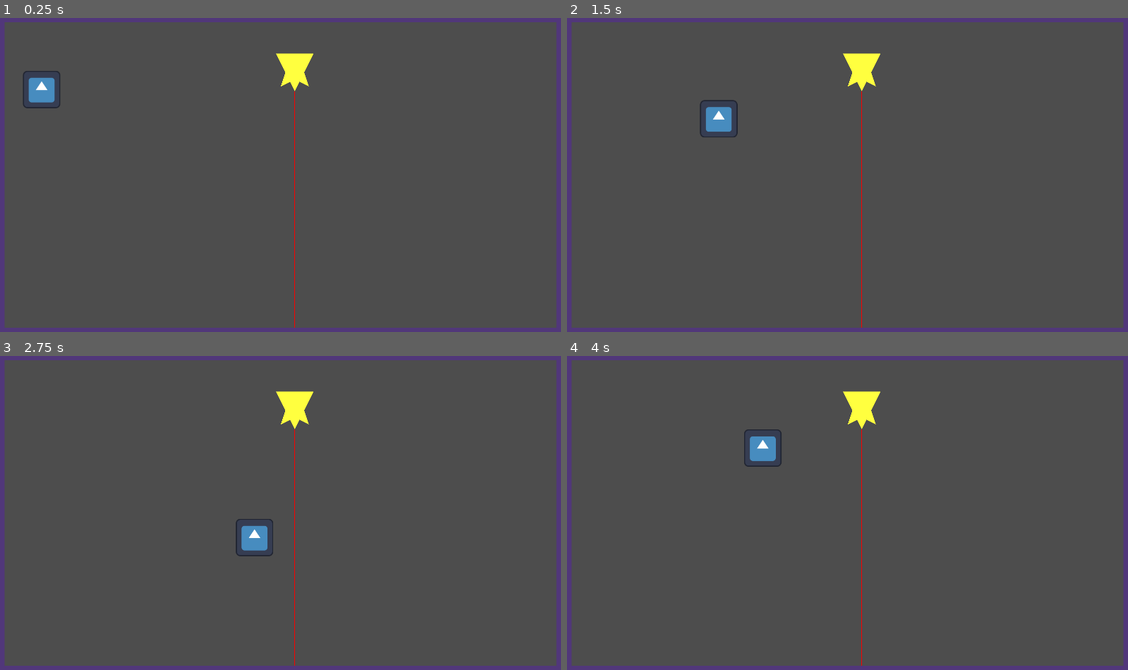
Above: before the commit, frames 1-4 (two rows, left to right).
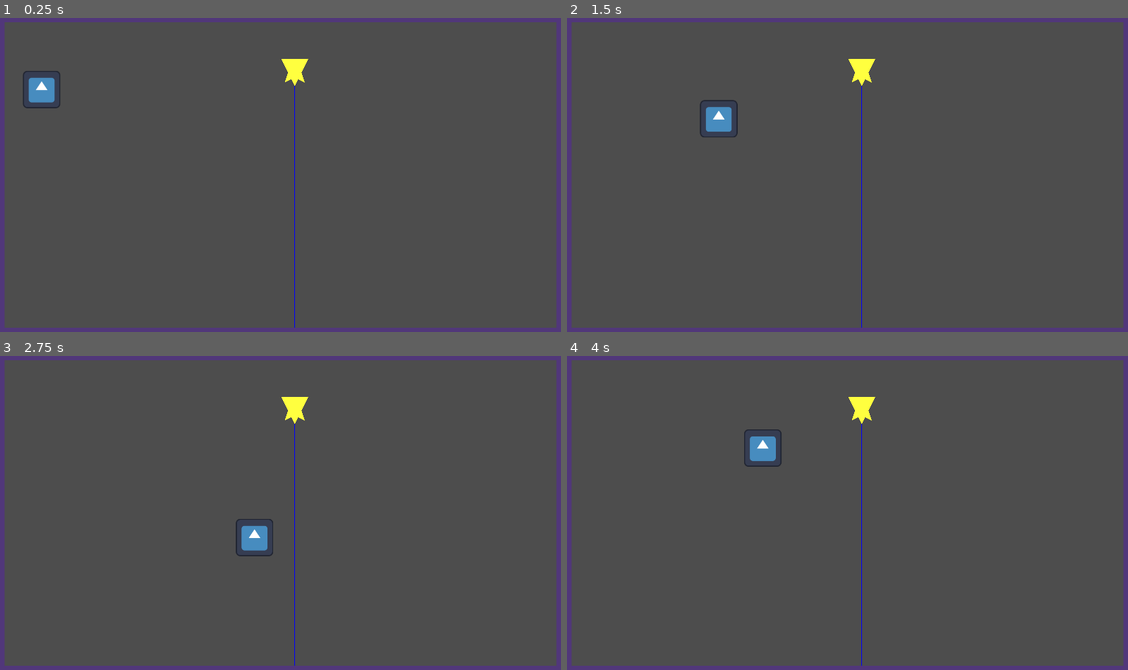
Above: after the commit, the same moments.

Repository: codedpalette/acerola-jam
Game: Godot game, scene res://scenes/level.tscn
Same seed, same stepped clock (60 frames per second), same inputs: the game is played once before the commit and once after it. Before the commit the project starts from res://scenes/world.tscn. The engine's default icon, where the game draws it, is replaced by a stand-in: a white triangle on a blue panel in a dark square.
Inputs:
- Up to frame 1 (0.25 s): no input
- Up to frame 2 (1.5 s): tap Enter at 0.5 s; hold Right (right) 0.53-1.28 s; tap Q (rotate_ccw, bound only after the commit) at 0.6 s; tap E (rotate_cw, bound only after the commit) at 0.8, 1.35 s; hold Down (down) from 1.28 s (still down)
- Up to frame 3 (2.75 s): tap Q (rotate_ccw, bound only after the commit) at 1.55, 2.1 s; release Down (down) at 2.03 s; hold Right (right) from 2.03 s (still down); tap E (rotate_cw, bound only after the commit) at 2.3 s
- Up to frame 4 (4 s): release Right (right) at 2.78 s; hold Up (up) 2.78-3.53 s; tap E (rotate_cw, bound only after the commit) at 2.85, 3.8 s; tap Q (rotate_ccw, bound only after the commit) at 3.05, 3.6 s; hold Left (left) from 3.53 s (still down)

The runs differ from the first frame. In frame 1, 0.3% of the frame differs, in the area x 49-56%, y 11-99%; in frame 2, 0.3%; in frame 3, 0.3%; in frame 4, 0.3%.

Commit message:
Lasers and rotation

Diff:
--- a/project.godot
+++ b/project.godot
@@ -11,7 +11,7 @@
 [application]
 
 config/name="Acerola Game Jam"
-run/main_scene="res://scenes/world.tscn"
+run/main_scene="res://scenes/level.tscn"
 config/features=PackedStringArray("4.2", "Forward Plus")
 config/icon="res://icon.svg"
 
@@ -34,11 +34,6 @@
 , Object(InputEventKey,"resource_local_to_scene":false,"resource_name":"","device":-1,"window_id":0,"alt_pressed":false,"shift_pressed":false,"ctrl_pressed":false,"meta_pressed":false,"pressed":false,"keycode":0,"physical_keycode":65,"key_label":0,"unicode":97,"echo":false,"script":null)
 ]
 }
-jump={
-"deadzone": 0.5,
-"events": [Object(InputEventKey,"resource_local_to_scene":false,"resource_name":"","device":-1,"window_id":0,"alt_pressed":false,"shift_pressed":false,"ctrl_pressed":false,"meta_pressed":false,"pressed":false,"keycode":0,"physical_keycode":32,"key_label":0,"unicode":32,"echo":false,"script":null)
-]
-}
 up={
 "deadzone": 0.5,
 "events": [Object(InputEventKey,"resource_local_to_scene":false,"resource_name":"","device":-1,"window_id":0,"alt_press …(182 unchanged characters)…
@@ -51,3 +46,13 @@
 , Object(InputEventKey,"resource_local_to_scene":false,"resource_name":"","device":-1,"window_id":0,"alt_pressed":false,"shift_pressed":false,"ctrl_pressed":false,"meta_pressed":false,"pressed":false,"keycode":0,"physical_keycode":83,"key_label":0,"unicode":115,"echo":false,"script":null)
 ]
 }
+rotate_cw={
+"deadzone": 0.5,
+"events": [Object(InputEventKey,"resource_local_to_scene":false,"resource_name":"","device":-1,"window_id":0,"alt_pressed":false,"shift_pressed":false,"ctrl_pressed":false,"meta_pressed":false,"pressed":false,"keycode":0,"physical_keycode":69,"key_label":0,"unicode":101,"echo":false,"script":null)
+]
+}
+rotate_ccw={
+"deadzone": 0.5,
+"events": [Object(InputEventKey,"resource_local_to_scene":false,"resource_name":"","device":-1,"window_id":0,"alt_pressed":false,"shift_pressed":false,"ctrl_pressed":false,"meta_pressed":false,"pressed":false,"keycode":0,"physical_keycode":81,"key_label":0,"unicode":113,"echo":false,"script":null)
+]
+}
--- a/scenes/laser.tscn
+++ b/scenes/laser.tscn
@@ -9,15 +9,19 @@
 script = ExtResource("1_304nc")
 metadata/_edit_group_ = true
 
-[node name="Polygon2D" type="Polygon2D" parent="."]
+[node name="Rotator" type="Node2D" parent="."]
+
+[node name="Polygon2D" type="Polygon2D" parent="Rotator"]
+scale = Vector2(0.717, 0.717)
 color = Color(1, 1, 0.25098, 1)
 polygon = PackedVector2Array(2.08165e-12, -64, 16, -32, 48, -48, 32, 2.08165e-12, 64, 64, -64, 64, -32, 2.08165e-12, -48, -48, -16, -32)
+
+[node name="LaserRay" type="RayCast2D" parent="Rotator"]
+position = Vector2(2.08165e-12, -46)
+rotation = 3.14159
+scale = Vector2(0.717, 0.717)
+target_position = Vector2(2.08165e-12, 2000)
 
 [node name="CollisionShape2D" type="CollisionShape2D" parent="."]
 position = Vector2(2.08165e-12, 2.08165e-12)
 shape = SubResource("RectangleShape2D_hb233")
-
-[node name="LaserRay" type="RayCast2D" parent="."]
-position = Vector2(0, -64)
-rotation = -3.14159
-target_position = Vector2(2.08165e-12, 2000)
--- /dev/null
+++ b/scenes/level.tscn
@@ -0,0 +1,34 @@
+[gd_scene load_steps=4 format=3 uid="uid://binxilhcomp46"]
+
+[ext_resource type="PackedScene" uid="uid://cqluxirx3v8cd" path="res://scenes/player.tscn" id="1_hpmvw"]
+[ext_resource type="PackedScene" uid="uid://bun4esn866508" path="res://scenes/laser.tscn" id="2_35xky"]
+[ext_resource type="PackedScene" uid="uid://clapgf84hdqeo" path="res://scenes/platform.tscn" id="3_gd8ba"]
+
+[node name="Level" type="Node2D"]
+
+[node name="Player" parent="." instance=ExtResource("1_hpmvw")]
+position = Vector2(149, 251)
+
+[node name="Laser" parent="." instance=ExtResource("2_35xky")]
+position = Vector2(1011, 193)
+rotation = 3.14159
+
+[node name="Walls" type="Node" parent="."]
+
+[node name="Wall_left" parent="Walls" instance=ExtResource("3_gd8ba")]
+position = Vector2(-52, 540)
+rotation = 1.57079
+scale = Vector2(1.10128, 0.999967)
+
+[node name="Wall_right" parent="Walls" instance=ExtResource("3_gd8ba")]
+position = Vector2(1977, 550)
+rotation = 1.57079
+scale = Vector2(1.10128, 0.999967)
+
+[node name="Wall_down" parent="Walls" instance=ExtResource("3_gd8ba")]
+position = Vector2(977, 1138)
+scale = Vector2(1.94945, 1)
+
+[node name="Wall_up" parent="Walls" instance=ExtResource("3_gd8ba")]
+position = Vector2(984, -53)
+scale = Vector2(1.94945, 1)
--- a/scenes/player.tscn
+++ b/scenes/player.tscn
@@ -1,10 +1,13 @@
-[gd_scene load_steps=4 format=3 uid="uid://cqluxirx3v8cd"]
+[gd_scene load_steps=5 format=3 uid="uid://cqluxirx3v8cd"]
 
 [ext_resource type="Script" path="res://scripts/player.gd" id="1_6ao60"]
 [ext_resource type="Texture2D" uid="uid://gibqkrpft1pe" path="res://icon.svg" id="1_jtsyd"]
 
 [sub_resource type="RectangleShape2D" id="RectangleShape2D_u000h"]
 size = Vector2(128, 128)
+
+[sub_resource type="RectangleShape2D" id="RectangleShape2D_2we53"]
+size = Vector2(140, 140)
 
 [node name="Player" type="CharacterBody2D"]
 script = ExtResource("1_6ao60")
@@ -16,3 +19,9 @@
 [node name="CollisionShape2D" type="CollisionShape2D" parent="."]
 position = Vector2(2.08165e-12, 2.08165e-12)
 shape = SubResource("RectangleShape2D_u000h")
+
+[node name="Influence" type="Area2D" parent="."]
+
+[node name="CollisionShape2D" type="CollisionShape2D" parent="Influence"]
+position = Vector2(0, -2)
+shape = SubResource("RectangleShape2D_2we53")
--- a/scenes/world.tscn
+++ /dev/null
@@ -1,32 +0,0 @@
-[gd_scene load_steps=4 format=3 uid="uid://binxilhcomp46"]
-
-[ext_resource type="PackedScene" uid="uid://cqluxirx3v8cd" path="res://scenes/player.tscn" id="1_t56h5"]
-[ext_resource type="PackedScene" uid="uid://clapgf84hdqeo" path="res://scenes/platform.tscn" id="2_t2rf6"]
-[ext_resource type="PackedScene" uid="uid://bun4esn866508" path="res://scenes/laser.tscn" id="3_5hnvn"]
-
-[node name="World" type="Node2D"]
-
-[node name="Player" parent="." instance=ExtResource("1_t56h5")]
-position = Vector2(149, 251)
-
-[node name="Wall_left" parent="." instance=ExtResource("2_t2rf6")]
-position = Vector2(-52, 540)
-rotation = 1.57079
-scale = Vector2(1.10128, 0.999967)
-
-[node name="Wall_right" parent="." instance=ExtResource("2_t2rf6")]
-position = Vector2(1977, 550)
-rotation = 1.57079
-scale = Vector2(1.10128, 0.999967)
-
-[node name="Wall_down" parent="." instance=ExtResource("2_t2rf6")]
-position = Vector2(977, 1138)
-scale = Vector2(1.94945, 1)
-
-[node name="Wall_up" parent="." instance=ExtResource("2_t2rf6")]
-position = Vector2(984, -53)
-scale = Vector2(1.94945, 1)
-
-[node name="Laser" parent="." instance=ExtResource("3_5hnvn")]
-position = Vector2(1011, 193)
-rotation = 3.14159
--- a/scripts/laser.gd
+++ b/scripts/laser.gd
@@ -1,6 +1,11 @@
 extends StaticBody2D
 
-@onready var laser_ray: RayCast2D = $LaserRay
+class_name Laser
+
+@onready var rotator: Node2D = $Rotator
+@onready var sprite: Polygon2D = $Rotator/Polygon2D
+@onready var laser_ray: RayCast2D = $Rotator/LaserRay
+
 var collision_point: Vector2:
 	set(value):
 		if collision_point != value:
@@ -8,10 +13,12 @@
 			queue_redraw()
 
 func _draw():
-	draw_line(laser_ray.position, collision_point, Color(1, 0, 0))
+	draw_line(laser_ray.position * rotator.transform.inverse(), collision_point, Color(0, 0, 1))
 
-# Called every frame. 'delta' is the elapsed time since the previous frame.
 func _physics_process(_delta):
 	if laser_ray.is_colliding():
 		var global_collision_point = laser_ray.get_collision_point()
 		collision_point = to_local(global_collision_point)
+
+func rotate_laser(radians: float):
+	rotator.rotate(radians)
--- a/scripts/player.gd
+++ b/scripts/player.gd
@@ -2,8 +2,27 @@
 
 const SPEED = 500.0
 
+@onready var influence: Area2D = $Influence
+var influencing_laser: Laser
+
+func _ready():
+	influence.connect("body_entered", _on_body_entered)
+	influence.connect("body_exited", _on_body_exited)
+
 func _physics_process(_delta):
 	var direction_horizontal = Input.get_axis("left", "right")
 	var direction_vertical = Input.get_axis("up", "down")
+	var laser_rotation = Input.get_axis("rotate_ccw", "rotate_cw")
+
 	velocity = Vector2(direction_horizontal, direction_vertical).normalized() * SPEED
+	if influencing_laser and laser_rotation:
+		influencing_laser.rotate_laser(laser_rotation * 0.01)
 	move_and_slide()
+
+func _on_body_entered(body: Node2D):
+	if body is Laser:
+		influencing_laser = body
+
+func _on_body_exited(body: Node2D):
+	if body == influencing_laser:
+		influencing_laser = null
